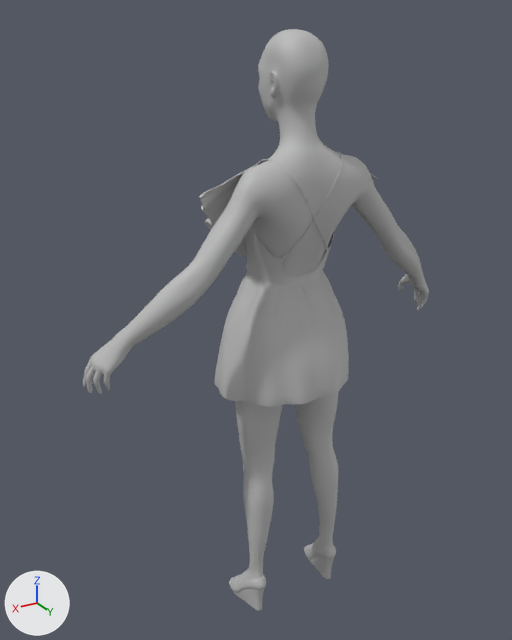
Before and after pictures for a commit that changed the FBX model Assets/Models/mr_sun_f_mabel/mr_sun_f_mabel_pose.fbx.
Rendered twice from a 50 mm lens placed at (1.074, 1.591, 1.816), pointed at (0.054, -0.109, 0.966). Arrows for +X, +Y and +Z are at lower left; the lights stay in place. Where no turn or scale is listed for an object, it has been applied to the vertices.

Objects in the first picture: 'body', 'flap_r', 'heel_L', 'skirt'.
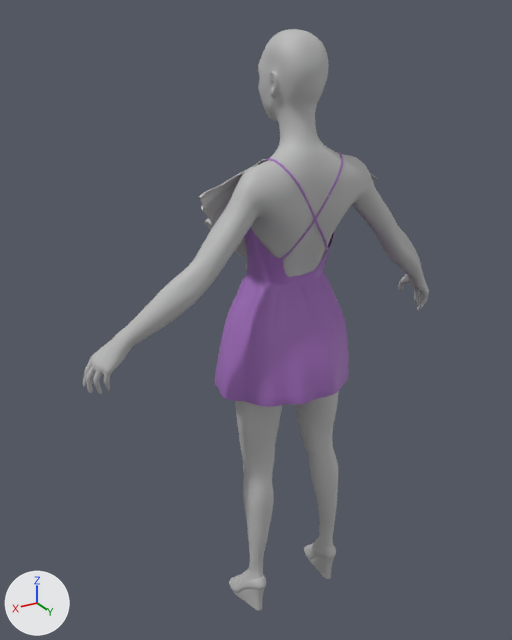
Diff of the bpy script that builds the scene:
```diff
--- a/Assets/Models/mr_sun_f_mabel/mr_sun_f_mabel_pose.fbx.py
+++ b/Assets/Models/mr_sun_f_mabel/mr_sun_f_mabel_pose.fbx.py
@@ mat_phong15 @@
+mat_phong15 = principled_material('phong15')
+mat_phong15.base_color = (0.352, 0.15, 0.5)  # purple #a06cbc
+mat_phong15.roughness = 0.553
@@ me_mesh @@
 me_mesh.from_pydata(...)  # 2211 vertices, 2046 faces; spans x -0.221..0.226, y -0.234..0.155, z 0.788..1.48
-me_mesh.materials.append(mat_phong2)  # grey #bcbcbc
+me_mesh.materials.append(mat_phong15)  # purple #a06cbc
```

Pixel boxes (x1, y1, x2, y2) of what changed, in the pictures (512 x 640 px):
'skirt', recoloured (grey to purple)
    both: (214, 152, 349, 407)
